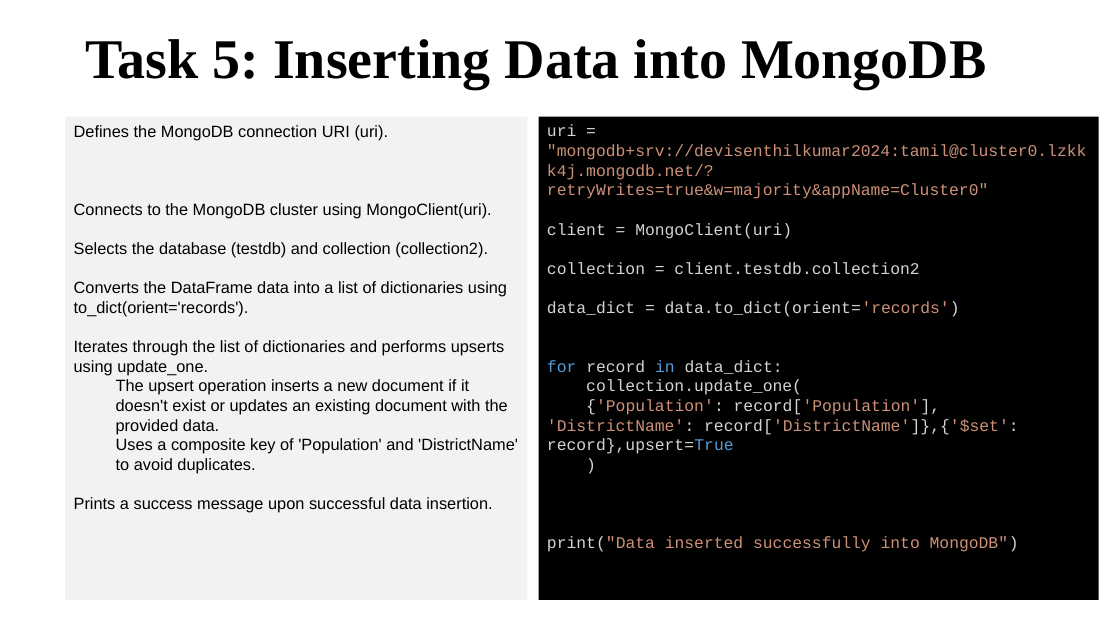
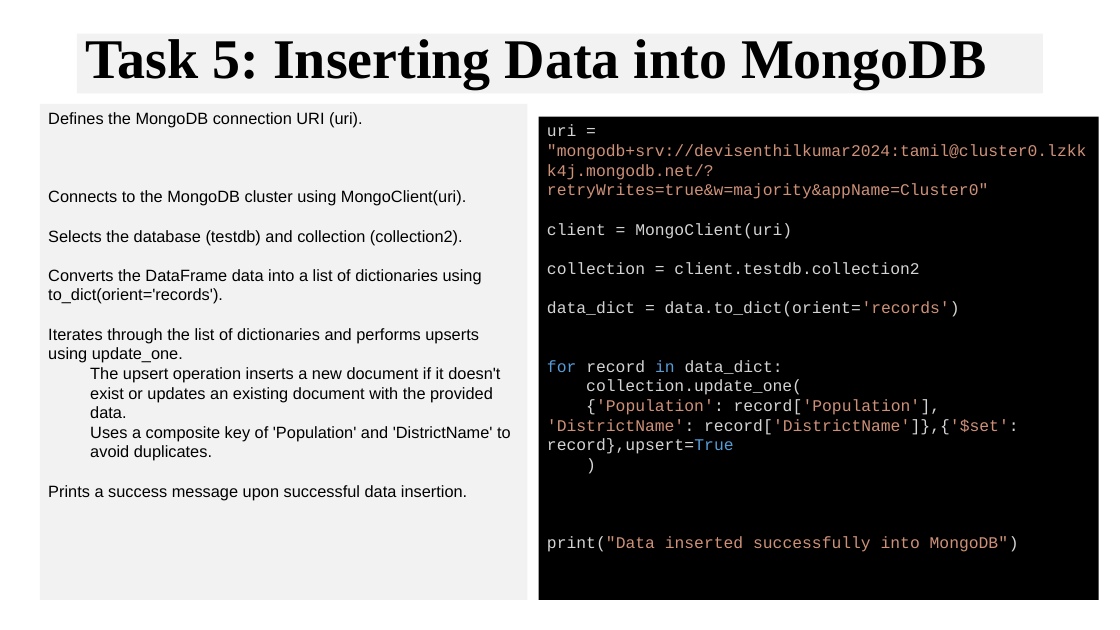
Before and after one commit to DeviEngineer2007/Census2011, a slide deck: slide 14 of Census Data Engineering Project_final.pptx (slide 10 before the commit). Drawn at 1120x630 pixels with LibreOffice and Linux fonts; fonts in the diff are those of the drawing. Boxes give left, top, right and bottom in pixels: in the first picture for what was removed or moved away, otherwise in the second. Text is boxed around its words. In the diff, an @@ line names an element or a change of style, - is before the commit and + after.

Commit message:
Census Data Pipelline PPT for presentation

```diff
--- a/Census Data Engineering Project_final.pptx
+++ b/Census Data Engineering Project_final.pptx
@@ title "Task 5: Inserting Data into ...": place and size @@
-title "Task 5: Inserting Data into ..." at box(85, 39, 987, 89)
+title "Task 5: Inserting Data into ..." at box(77, 34, 1044, 93)
@@ title "Task 5: Inserting Data into ..." at box(77, 34, 1044, 93): fill none to #F2F2F2 @@
@@ text "Defines the MongoDB connection URI ...": place and size @@
-text "Defines the MongoDB connection URI ..." at box(66, 117, 528, 601)
+text "Defines the MongoDB connection URI ..." at box(39, 104, 528, 601)
```
Also in this commit, not shown: 4 other slides changed, 15 slides added, 3 slides removed.
